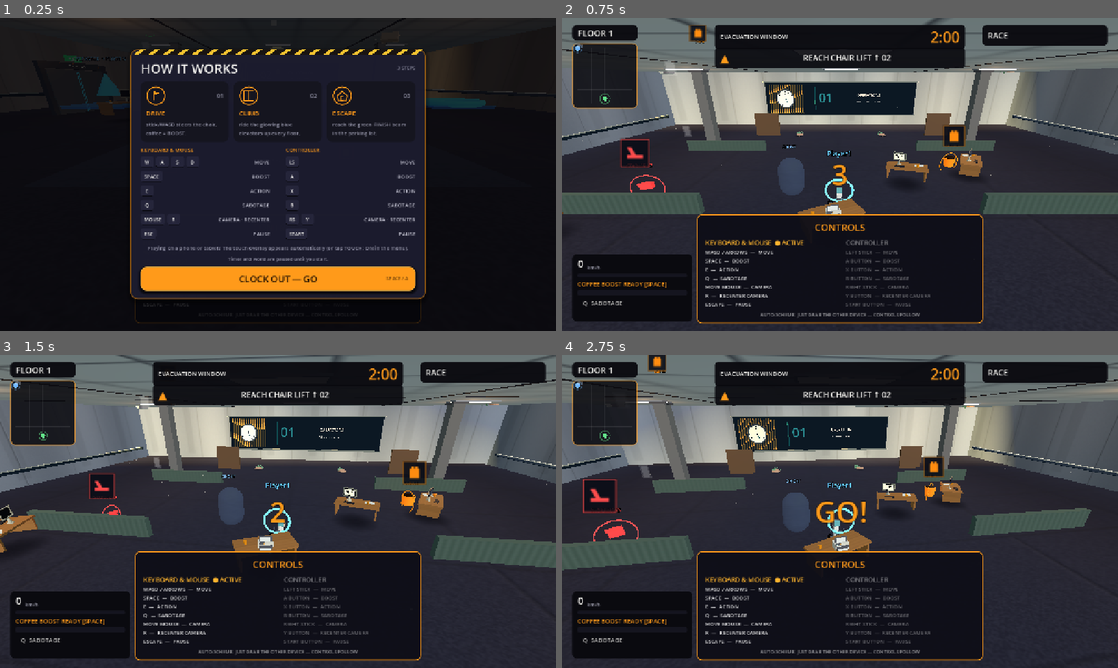
Above: before the commit, frames 1-4 (two rows, left to right).
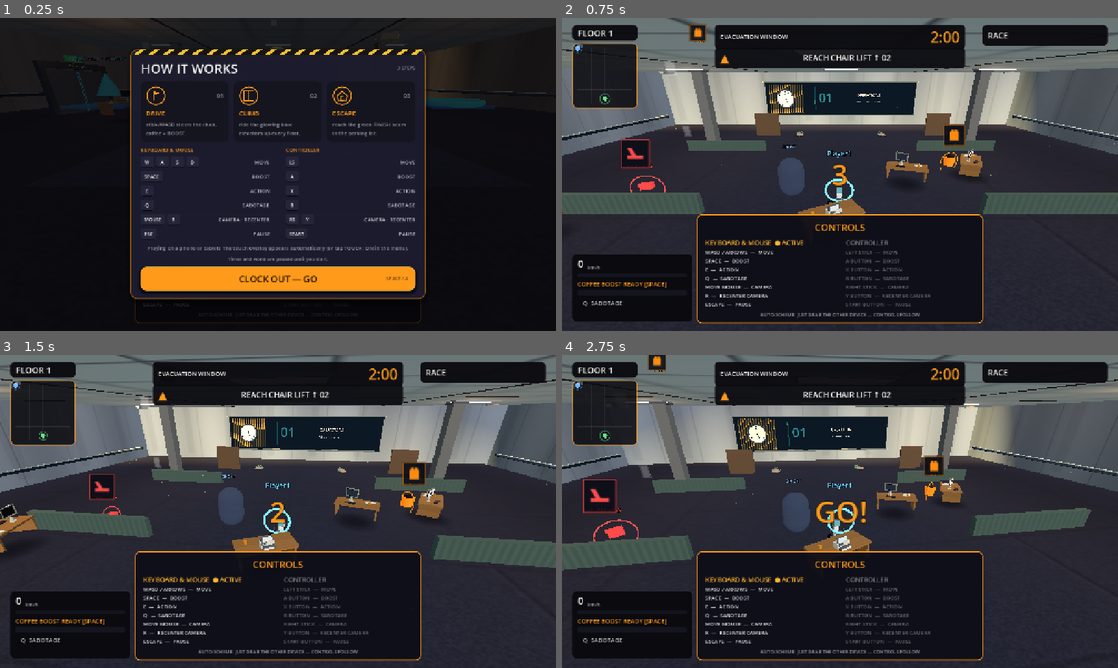
Above: after the commit, the same moments.

Repository: jiracipika/friday-evacuation
Game: Godot game, scene res://scenes/Evacuation.tscn
The game is run twice, just before and just after one commit, with the same random seed, the same clock (stepped at 60 frames per second) and the same inputs. This scene is started directly instead of the project's main scene.
Inputs (mouse positions are in pixels of both pictures, inside the frame that each line leads up to):
- Up to frame 1 (0.25 s): no input
- Up to frame 2 (0.75 s): click "CLOCK OUT — GO" at 0.5 s
- Up to frame 3 (1.5 s): tap Enter (ui_accept) at 1.25 s; move the mouse to (305, 511) at 1.27 s; hold W (move_forward) from 1.28 s (still down); hold E (action) from 1.28 s (still down); click (305, 511) at 1.42 s
- Up to frame 4 (2.75 s): keep holding W (move_forward); tap Enter (ui_accept) at 1.52, 1.82, 2.27, 2.57 s; move the mouse to (812, 511) at 2.02 s; release E (action) at 2.03 s; tap Space (boost) at 2.1 s

The runs differ from the first frame. In frame 1, less than 0.1% of the frame differs, in the area x 19-24%, y 23-28%; in frame 2, 0.5%; in frame 3, 0.6%, in the area x 0-80%, y 33-63%; in frame 4, 0.3%.

Commit message:
results: winner banner names the first human finisher — ghosts can't steal the win

Diff:
--- a/scripts/Evacuation.gd
+++ b/scripts/Evacuation.gd
@@ -2326,8 +2326,15 @@
 			var winner_label = vbox.get_node_or_null("WinnerLabel")
 			var stats_label = vbox.get_node_or_null("StatsLabel")
 			if winner_label:
-				if finish_order.size() > 0:
-					var winner = finish_order[0]
+				# The banner names the first HUMAN finisher — a replay ghost
+				# crossing first must not steal the win announcement (the
+				# standings still show its dimmed row).
+				var winner: Dictionary = {}
+				for entry in finish_order:
+					if not (entry.has("is_ghost") and bool(entry.is_ghost)):
+						winner = entry
+						break
+				if not winner.is_empty():
 					winner_label.text = "%s WINS!" % winner.name
 				else:
 					winner_label.text = "NO WINNER"
--- a/scripts/ResultsCelebrationTest.gd
+++ b/scripts/ResultsCelebrationTest.gd
@@ -215,6 +215,9 @@
 	await create_timer(0.6).timeout
 	var standings3: VBoxContainer = scene3.get_node("UI/ResultsPanel/VBox").get_node_or_null("StandingsList")
 	check(standings3 != null, "ghost-case standings list present")
+	var winner3: Label = scene3.get_node("UI/ResultsPanel/VBox/WinnerLabel")
+	check(winner3.text == "YOU WINS!",
+		"winner banner names the first human, never the ghost (%s)" % winner3.text)
 	if standings3:
 		var ghost_dimmed := false
 		var own_opaque := false
